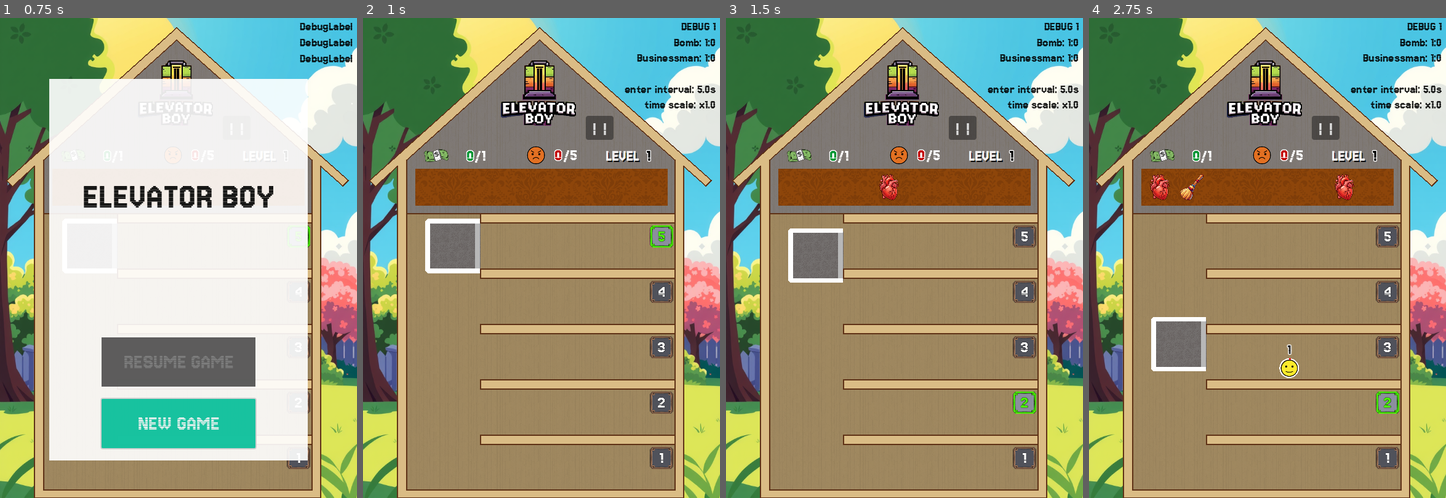
Above: before the commit, frames 1-4 (left to right).
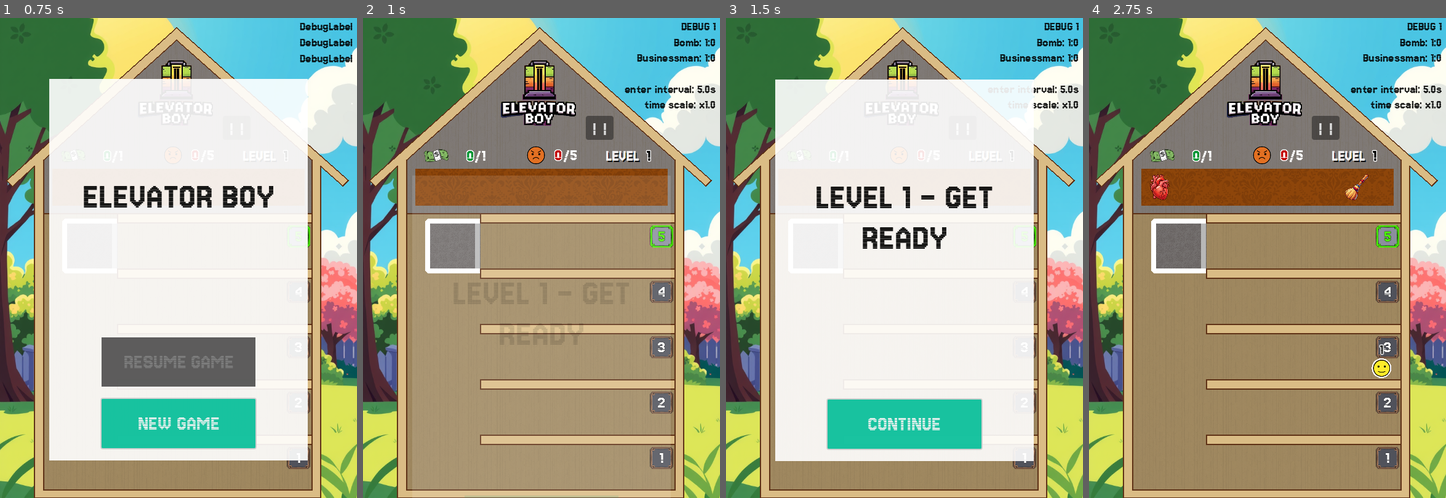
Above: after the commit, the same moments.

Repository: gilad905/elevator-boy
Game: Godot game, scene res://scenes/main.tscn
Two runs of this game, one before a commit and one after it. Both use one fixed random seed, a clock stepped at 60 frames per second and the inputs below.
Inputs (mouse positions are in pixels of both pictures, inside the frame that each line leads up to):
- Up to frame 1 (0.75 s): click "NEW GAME" at 0.5 s
- Up to frame 2 (1 s): no input
- Up to frame 3 (1.5 s): click (904, 416) at 1.25 s, where only the run after the commit has a clickable "CONTINUE"
- Up to frame 4 (2.75 s): hold Up (elevator_move_up) from 2.03 s (still down); tap Space (door_toggle) at 2.1 s

Frame 1 is identical in both runs. In frame 2, 6.2% of the frame differs, in the area x 13-87%, y 32-100%; in frame 3, 57%, in the area x 13-87%, y 12-93%; in frame 4, 4.9%.

Commit message:
fixed state saving and welcome screen

Diff:
--- a/scripts/globals/state.gd
+++ b/scripts/globals/state.gd
@@ -10,6 +10,9 @@
 
 static var current_level: int = _default.current_level
 static var closet: Array = _default.closet.duplicate()
+
+# not saved, only for runtime
+static var on_welcome_screen: bool = true
 
 static func _static_init() -> void:
 	if Env.is_dev:
--- a/scripts/main.gd
+++ b/scripts/main.gd
@@ -7,19 +7,14 @@
 
 func _ready() -> void:
 	modal = $Foreground/Modal
-	var choice = await modal.show_menu(Settings.modal_meta.welcome)
-	if choice == "new_game":
-		State.reset()
-	# if Env.is_dev:
-		# State.reset()
-	# else:
-		# var choice = await modal.show_menu(Settings.modal_meta.welcome)
-		# if choice == "new_game":
-		# 	State.reset()
+	if State.on_welcome_screen:
+		State.on_welcome_screen = false
+		var choice = await modal.show_menu(Settings.modal_meta.welcome)
+		if choice == "new_game":
+			State.reset()
 	init_level()
 	$Debug.load_labels()
-	if not Env.is_dev:
-		await modal.show_modal("LEVEL %d - GET READY" % State.current_level)
+	await modal.show_modal("LEVEL %d - GET READY" % State.current_level)
 	await get_tree().create_timer(1, false).timeout
 	start_level()
 
@@ -101,6 +96,7 @@
 
 func _on_money_reached() -> void:
 	State.current_level += 1
+	State.save()
 	get_tree().reload_current_scene()
 
 func pause() -> void:
